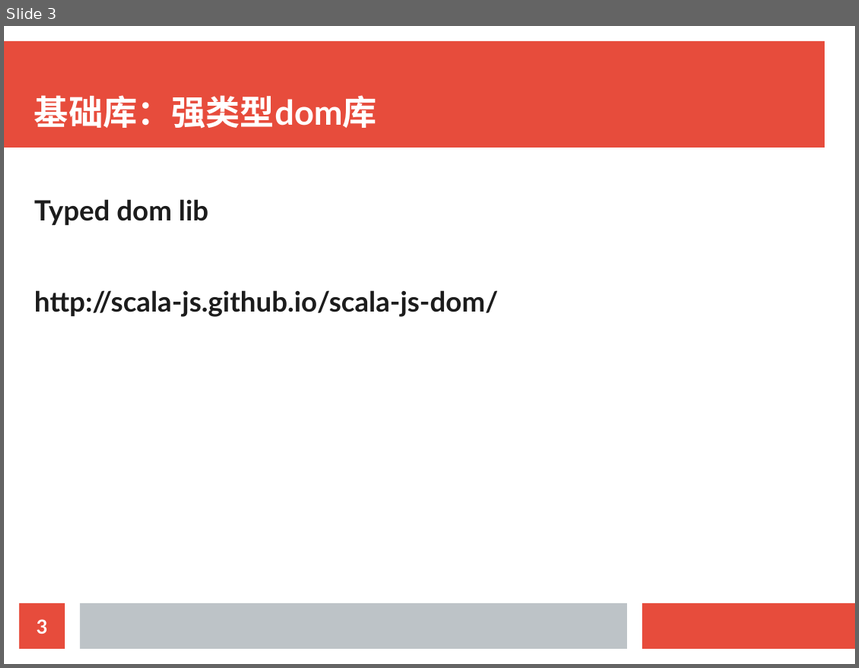
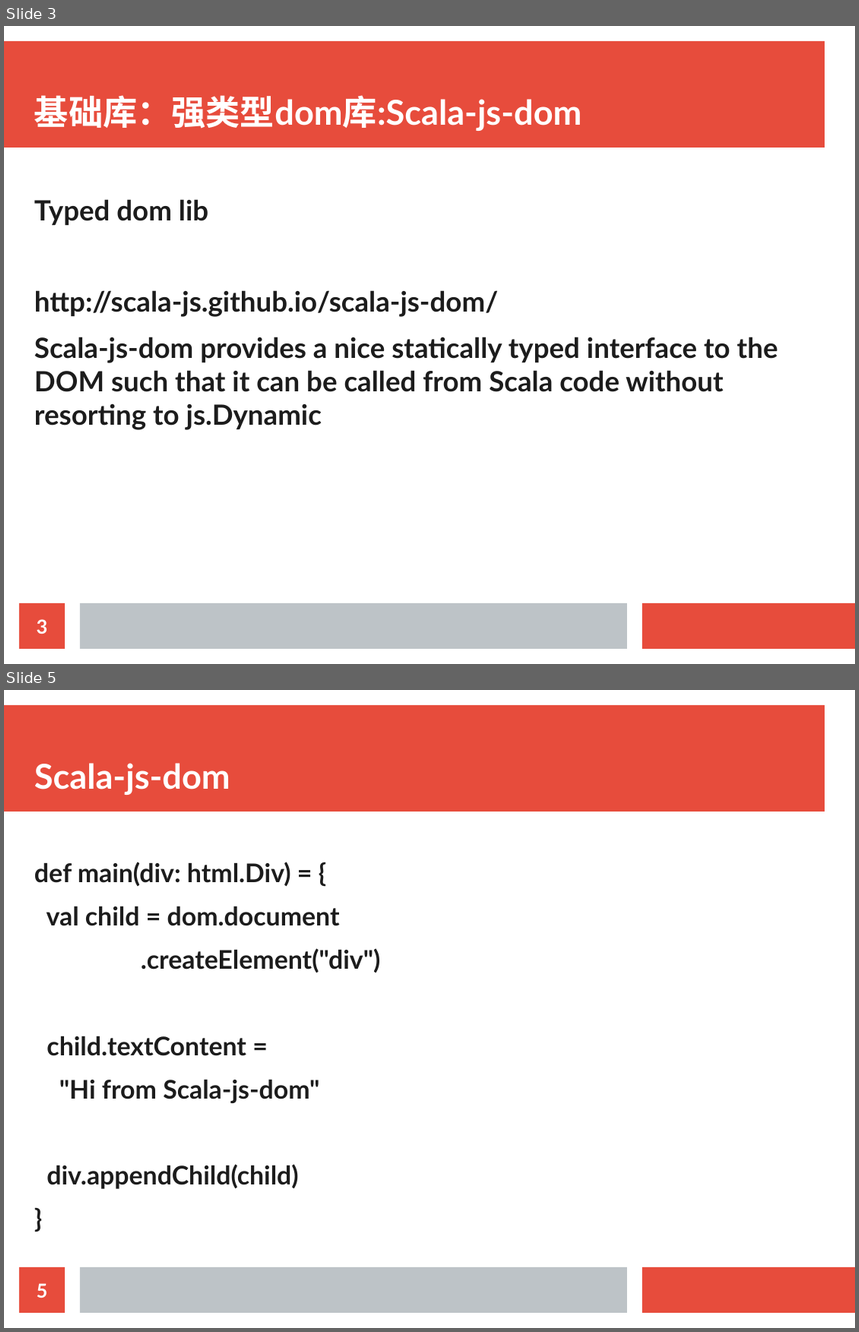
Before and after one commit to doofin/sjs-reactive, a slide deck: sjs-reactive.odp. Shown one above the other, each under a label of ours: slide 3 before the commit, slides 3 and 5 after it; the slides between them are not shown. The pictures are 859x668 and 859x1332 pixels, drawn with LibreOffice and Linux fonts; fonts in the diff are those of the drawing. Boxes give left, top, right and bottom in pixels: in the first picture for what was removed or moved away, otherwise in the second. Text is boxed around its words. In the diff, an @@ line names an element or a change of style, - is before the commit and + after.

```diff
--- a/sjs-reactive.odp
+++ b/sjs-reactive.odp
@@ slide 5 added at (x1=4, y1=690, x2=855, y2=1328), background #FFFFFF; not listed: 3 template elements that a slide beside it also shows @@
@@ title added at (x1=34, y1=763, x2=230, y2=795), 32 pt, text #FFFFFF, bold @@
+Scala-js-dom
@@ text added at (x1=34, y1=862, x2=381, y2=1189), 24.1 pt, text #1C1C1C, bold @@
+def main(div: html.Div) = {
+val child = dom.document
+.createElement("div")
+child.textContent =
+"Hi from Scala-js-dom"
+div.appendChild(child)
+}
@@ page number added at (x1=19, y1=1268, x2=65, y2=1313), fill #E74C3C, 18 pt, text #FFFFFF, bold @@
+5
@@ slide 3 changed as well @@
@@ title at (x1=34, y1=95, x2=582, y2=131): text changed @@
-基础库：强类型dom库
+基础库：强类型dom库:Scala-js-dom
@@ text at (x1=34, y1=337, x2=778, y2=430): paragraph added @@
+Scala-js-dom provides a nice statically typed interface to the DOM such that it can be called from Scala code without resorting to js.Dynamic
```
Also in this commit, not shown: 2 other slides changed, 4 other slides added, 1 slide removed.
